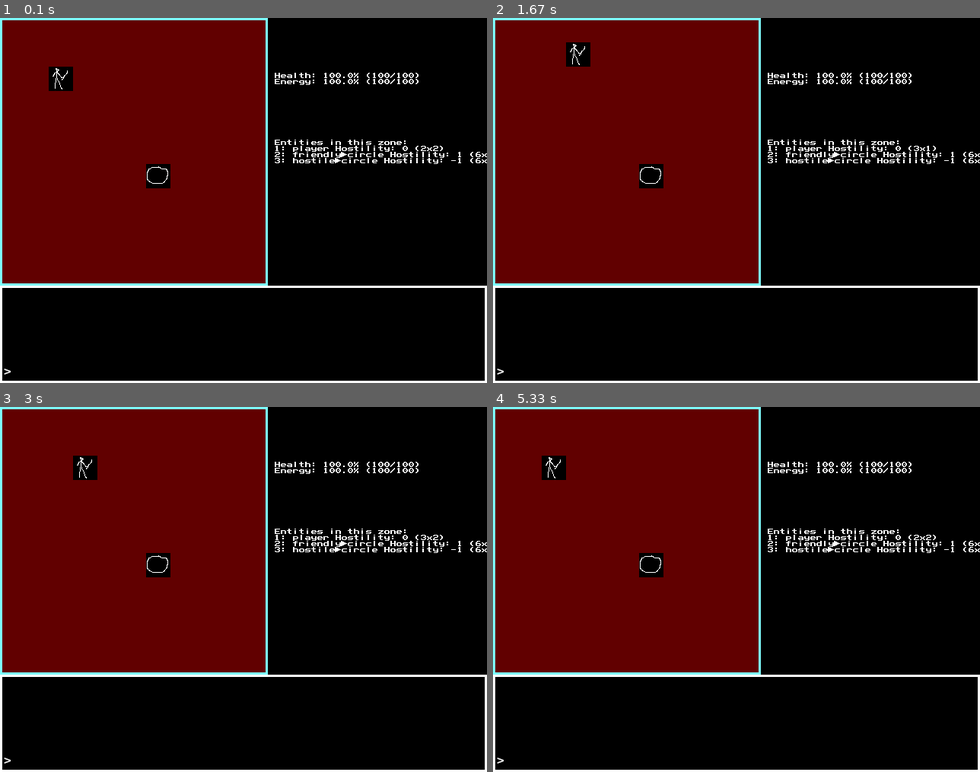
Above: before the commit, frames 1-4 (two rows, left to right).
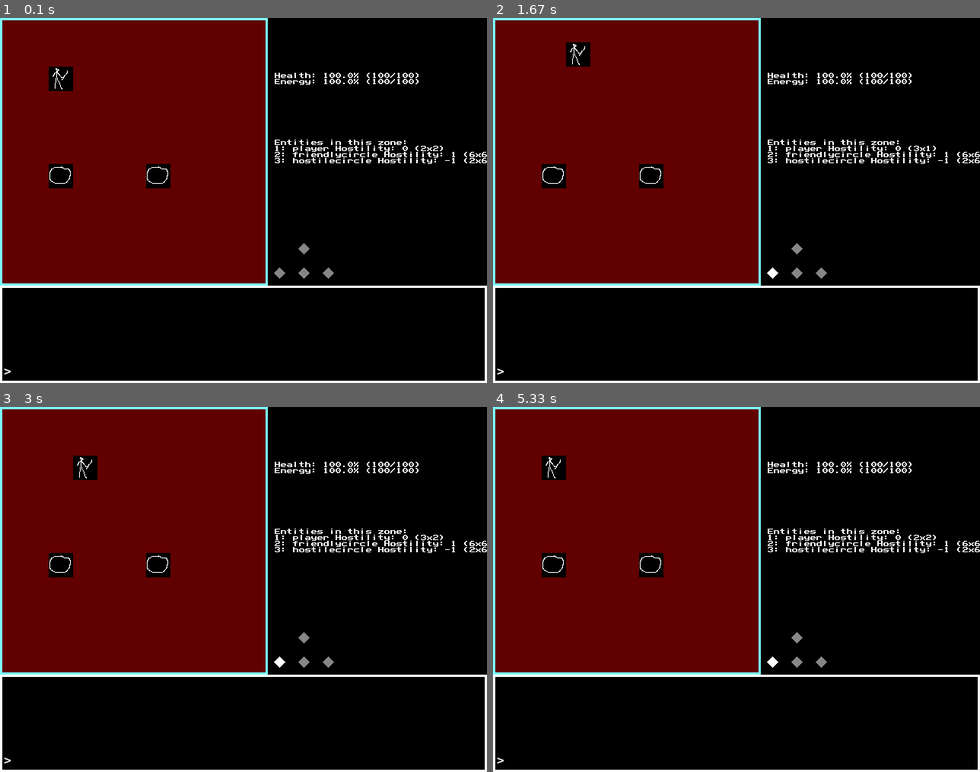
Above: after the commit, the same moments.

Repository: technomancy7/cyberpunk-text-rpg
Game: pygame game, started from __main__.py
The game is run twice, just before and just after one commit, with the same random seed, the same clock (stepped at 60 frames per second) and the same inputs.
Inputs (mouse positions are in pixels of both pictures, inside the frame that each line leads up to):
- Up to frame 1 (0.1 s): no input
- Up to frame 2 (1.67 s): press the mouse at (892, 189) at 0.37 s; move the mouse to (814, 207) at 0.47 s; release the mouse at (736, 222) at 0.6 s; press the mouse at (892, 189) at 0.7 s; move the mouse to (838, 237) at 0.8 s; release the mouse at (785, 280) at 0.93 s; hold D 1-1.47 s; hold W from 1.5 s (still down)
- Up to frame 3 (3 s): release W at 1.8 s; hold D 1.83-2.3 s; hold A 2.33-2.87 s; hold S from 2.9 s (still down)
- Up to frame 4 (5.33 s): release S at 3.2 s; hold A 3.23-3.63 s; hold W 3.67-4.03 s; hold D 4.07-4.7 s; hold S 4.73-5.1 s; hold A from 5.13 s (still down)

The runs differ from the first frame. In frame 1, 0.8% of the frame differs, in the area x 10-100%, y 36-72%; in frame 2, 0.8%; in frame 3, 0.8%; in frame 4, 0.8%.

Commit message:
Syncing updates

Diff:
--- a/__main__.py
+++ b/__main__.py
@@ -4,7 +4,12 @@
 import pygame
 import json
 import objects
-
+import os
+import sys
+
+print(os.getcwd())
+app_path = os.path.dirname(os.path.realpath(__file__))+"/"
+print(app_path)
 class JEScreens:
     def main_scene(self):
         player = self.get_entity(self.player)
@@ -46,7 +51,6 @@
             if current == limit:
                 colour = (255, 255, 255, 255)
 
-            #print(msg, colour)
             sym = "*"
             if msg.startswith("$ "):
                 sym = "$"
@@ -56,6 +60,7 @@
             current += 1
             if current >= limit:
                 break
+
 
 
         #self.write_bmp(0, height+100, "Health: ")
@@ -98,8 +103,43 @@
         self.write_bmp(text_col, 9, f"Health: {hp}% ({player['health']}/{player['health_max']})")
         self.write_bmp(text_col, 10, f"Energy: {ep}% ({player['energy']}/{player['energy_max']})")
 
+        cursor = self.screen_to_tile(pygame.mouse.get_pos())
+        #print(pygame.mouse.get_pressed())
+
+
+        for button in self.buttons:
+            xy = button["pos"]
+            img = button["spr"]
+            img_highlight = button["spr_hl"]
+
+            if cursor == xy:
+                self.draw_arbitrary(xy, img_highlight)
+            else:
+                self.draw_arbitrary(xy, img)
+        """
+        self.draw_arbitrary([11, 10], "diamond_dark")
+        self.draw_arbitrary([12, 10], "diamond_dark")
+        self.draw_arbitrary([13, 10], "diamond_dark")
+
+        up_arrow = [12, 9]
+        self.draw_arbitrary(up_arrow, "diamond_dark")
+
+        """
 
 class Main(objects.JEState, JEScreens, objects.JECommand):
+    def screen_to_tile(self, xy):
+        real_x = int(xy[0] / self.tile_size)
+        real_y = int(xy[1] / self.tile_size)
+        return [real_x, real_y]
+
+    def tile_to_screen(self, xy):
+        real_x = xy[0] * self.tile_size
+        real_y = xy[1] * self.tile_size
+        return [real_x, real_y]
+
+    def draw_button(self, xy, spr, spr_highlight):
+        pass
+
     def draw_arbitrary(self, xy, spr):
         real_x = xy[0] * self.tile_size
         real_y = xy[1] * self.tile_size
@@ -197,27 +237,65 @@
         self.player = "player"
 
         self._entity(tag="player", sprite="player", x=2, y=2, location="the_bar", alliance="player")
-        self._entity(tag="friendly_circle", sprite="circle", x=6, y=6, location="the_bar")
-        self.set_hostility("friendly_circle", "player", 1)
-        self._entity(tag="hostile_circle", sprite="circle", x=6, y=6, location="the_bar")
-        self.set_hostility("hostile_circle", "player", -1)
+        self._entity(tag="friendlycircle", sprite="circle", x=6, y=6, location="the_bar")
+        self.set_hostility("friendlycircle", "player", 1)
+        self._entity(tag="hostilecircle", sprite="circle", x=2, y=6, location="the_bar")
+        self.set_hostility("hostilecircle", "player", -1)
         self._zone(name="The Bar", tag="the_bar", contains=["player"])
 
         for x in range(11):
             for y in range(11):
                 self.zones[0]["map"].append([[x, y], ["wood"]])
 
+    def switch_to_main_scene(self):
+        self.current_scene = self.main_scene
+        self.buttons = [
+            {
+                "pos": [12, 9],
+                "spr": "diamond_dark",
+                "spr_hl": "diamond",
+                "on_click": lambda: self.move_player("u")
+            },
+            {
+                "pos": [11, 10],
+                "spr": "diamond_dark",
+                "spr_hl": "diamond",
+                "on_click": lambda: self.move_player("l")
+            },
+            {
+                "pos": [12, 10],
+                "spr": "diamond_dark",
+                "spr_hl": "diamond",
+                "on_click": lambda: self.move_player("d")
+            },
+            {
+                "pos": [13, 10],
+                "spr": "diamond_dark",
+                "spr_hl": "diamond",
+                "on_click": lambda: self.move_player("r")
+            },
+        ]
+
+    def close_scene(self):
+        self.current_scene = None
+        self.buttons = []
+
     def __init__(self):
         # Variable for the current "scene", which handles the current screen rendering
-        self.current_scene = self.main_scene
+        self.current_scene = None
+        self.switch_to_main_scene()
+
         self.selected_console = False
         self.font_file = "font/term.ttf"
-        self.bitmap_font = pygame.image.load('img/system/font.bmp')
+        self.bitmap_font = pygame.image.load(f'{app_path}img/system/font.bmp')
         self.cfg = {}
+        #self.buttons=[]
         self.sprites = {
-            "player": pygame.image.load("img/char/hero.png"),
-            "circle": pygame.image.load("img/char/save.png"),
-            "wood": pygame.image.load("img/tiles/wood.png"),
+            "player": pygame.image.load(f"{app_path}img/char/hero.png"),
+            "circle": pygame.image.load(f"{app_path}img/char/save.png"),
+            "wood": pygame.image.load(f"{app_path}img/tiles/wood.png"),
+            "diamond": pygame.image.load(f"{app_path}img/system/diamond.png"),
+            "diamond_dark": pygame.image.load(f"{app_path}img/system/diamond_dark.png"),
         }
 
         self.tile_size = 32
@@ -260,6 +338,22 @@
 
     def refresh_text_input(self):
         self.text_input_ln = "".join(self.text_buffer)
+
+    def handle_mouse_down(self, event):
+        print(event)
+        if self.current_scene == self.main_scene:
+            if event.button == 1:
+                pos = self.screen_to_tile(event.pos)
+                print("correct scene")
+                for button in self.buttons:
+                    xy = button["pos"]
+
+
+                    if pos == xy:
+                        print("clicked on", button)
+                        if button.get("on_click", None):
+                            button["on_click"]()
+
 
     def handle_key_down(self, event):
         #print("\n\n", event.unicode, event.key, event)
@@ -336,6 +430,8 @@
                 if event.type == pygame.KEYDOWN:
                     self.handle_key_down(event)
 
+                if event.type == pygame.MOUSEBUTTONDOWN:
+                    self.handle_mouse_down(event)
 
 
             self.current_scene()
--- a/objects.py
+++ b/objects.py
@@ -1,21 +1,30 @@
 
 class JECommand:
     def parse_command(self, ln):
-        print(f"Recv {ln}")
-
         cmd = ln.split(" ")[0]
         args = " ".join(ln.split(" ")[1:])
-
-        print(cmd)
-        print(args)
 
         match cmd:
             case "quit":
                 exit()
 
+            case "say":
+                player = self.get_entity(self.player)
+                self.log(f"{player['tag']} says: {args}")
+
+            case "get":
+                a = args.split(" ")
+
+                if len(a) != 2:
+                    return self.log("Invalid cmd length")
+
+                ent = self.get_entity(a[0])
+                val = ent[a[1]]
+                self.log(f"{ent['tag']}.{a[1]} = {val} ({type(val)})")
+
             case "set":
                 a = args.split(" ")
-                print(f"{a}")
+
                 if len(a) != 3:
                     return self.log("Invalid cmd length")
 
@@ -27,6 +36,7 @@
                 ent[a[1]] = val
 
                 self.log(f"{ent['tag']}.{a[1]} = {val} ({type(val)})")
+
             case "bg":
                 a = args.split(" ")
                 if len(a) == 3:
Binary file added: img/system/diamond.png
Binary file added: img/system/diamond_dark.png
